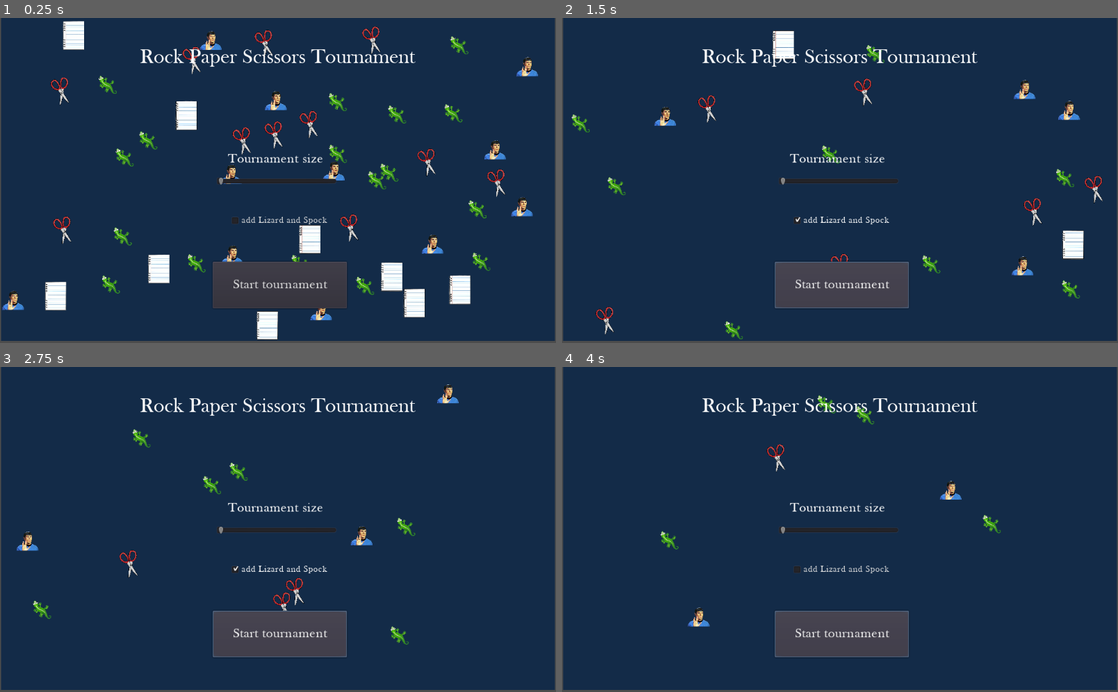
Above: before the commit, frames 1-4 (two rows, left to right).
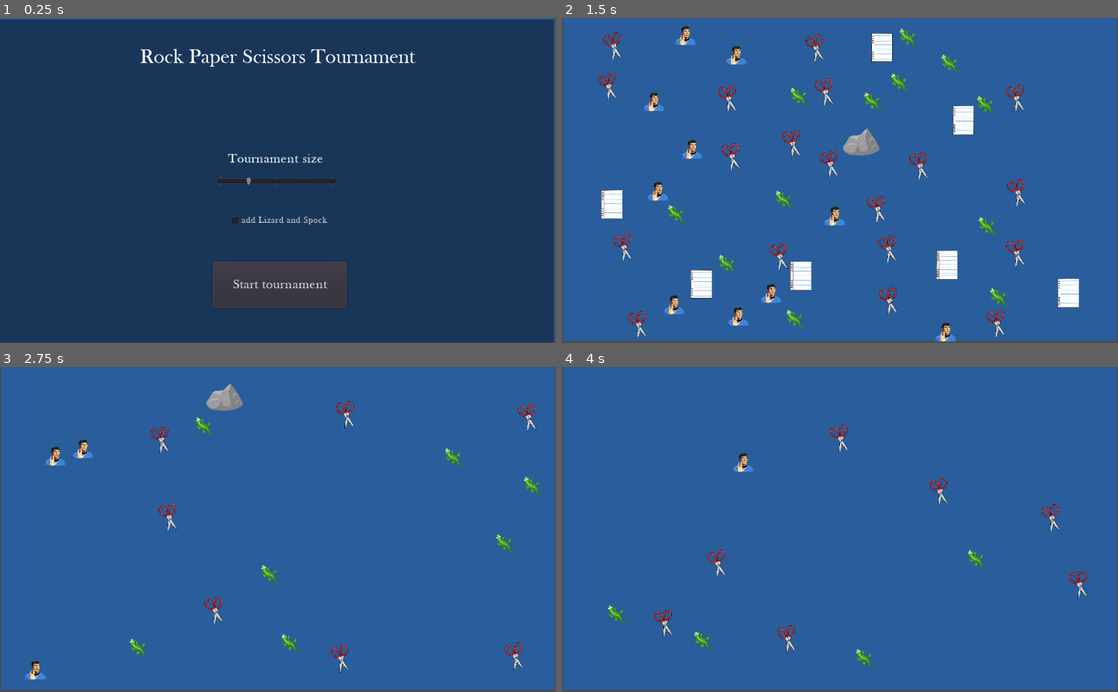
Above: after the commit, the same moments.

Repository: AdilovicUna/Rock-Paper-Scissors
Game: Godot game, scene res://Scenes/Main.tscn
Same seed, same stepped clock (60 frames per second), same inputs: the game is played once before the commit and once after it.
Inputs (mouse positions are in pixels of both pictures, inside the frame that each line leads up to):
- Up to frame 1 (0.25 s): no input
- Up to frame 2 (1.5 s): click "add Lizard and Spock" at 0.5 s; click "Start tournament" at 1.25 s
- Up to frame 3 (2.75 s): click (278, 633) at 2 s, where only the run before the commit has a clickable "Start tournament"
- Up to frame 4 (4 s): click (840, 568) at 2.75 s, where only the run before the commit has a clickable "add Lizard and Spock"; click (840, 633) at 3.5 s, where only the run before the commit has a clickable "Start tournament"

The runs differ from the first frame. In frame 1, 8.4% of the frame differs, in the area x 0-100%, y 0-100%; in frame 2, 99%; in frame 3, 99%; in frame 4, 99%.

Commit message:
UI connected

Diff:
--- a/Rock Paper Scissors/Scenes/Main.tscn
+++ b/Rock Paper Scissors/Scenes/Main.tscn
@@ -39,7 +39,7 @@
 margin_left = 2.0
 margin_right = 1022.0
 margin_bottom = 596.0
-color = Color( 0.0784314, 0.172549, 0.286275, 1 )
+color = Color( 0.164706, 0.368627, 0.615686, 1 )
 
 [node name="Border" type="StaticBody2D" parent="."]
 
@@ -66,7 +66,20 @@
 [node name="UI" type="Node2D" parent="."]
 position = Vector2( 510, 301 )
 
-[node name="Label" type="Label" parent="UI"]
+[node name="MainMenu" type="Node2D" parent="UI"]
+
+[node name="Background" type="ColorRect" parent="UI/MainMenu"]
+anchor_left = 0.5
+anchor_top = 0.5
+anchor_right = 0.5
+anchor_bottom = 0.5
+margin_left = -510.0
+margin_top = -298.0
+margin_right = 510.0
+margin_bottom = 298.0
+color = Color( 0.101961, 0.215686, 0.352941, 1 )
+
+[node name="Title" type="Label" parent="UI/MainMenu"]
 anchor_top = 0.5
 anchor_right = 1.0
 anchor_bottom = 0.5
@@ -79,7 +92,7 @@
 align = 1
 valign = 1
 
-[node name="Button" type="Button" parent="UI"]
+[node name="Start" type="Button" parent="UI/MainMenu"]
 anchor_left = 0.5
 anchor_top = 1.0
 anchor_right = 0.5
@@ -93,7 +106,7 @@
 text = "Start tournament"
 clip_text = true
 
-[node name="HSlider" type="HSlider" parent="UI"]
+[node name="Size" type="HSlider" parent="UI/MainMenu"]
 anchor_left = 0.5
 anchor_top = 0.5
 anchor_right = 0.5
@@ -102,13 +115,15 @@
 margin_top = -64.0
 margin_right = 110.5
 margin_bottom = 64.0
-min_value = 100.0
-max_value = 1000.0
+min_value = 50.0
+max_value = 250.0
+step = 50.0
 value = 100.0
 rounded = true
+tick_count = 5
 ticks_on_borders = true
 
-[node name="Label" type="Label" parent="UI/HSlider"]
+[node name="Label" type="Label" parent="UI/MainMenu/Size"]
 margin_right = 218.0
 margin_bottom = 49.0
 theme = ExtResource( 2 )
@@ -116,7 +131,7 @@
 align = 1
 valign = 1
 
-[node name="CheckBox" type="CheckBox" parent="UI"]
+[node name="ExtendedCheckbox" type="CheckBox" parent="UI/MainMenu"]
 anchor_left = 0.5
 anchor_top = 0.5
 anchor_right = 0.5
@@ -127,3 +142,31 @@
 margin_bottom = 104.0
 theme = SubResource( 9 )
 text = "add Lizard and Spock"
+
+[node name="Restart" type="Button" parent="UI"]
+visible = false
+margin_left = -119.0
+margin_top = 150.0
+margin_right = 129.0
+margin_bottom = 236.0
+theme = ExtResource( 2 )
+text = "Restart"
+
+[node name="WinMessage" type="Label" parent="UI/Restart"]
+anchor_left = 0.5
+anchor_top = 0.5
+anchor_right = 0.5
+anchor_bottom = 0.5
+margin_left = -251.0
+margin_top = -251.0
+margin_right = 241.0
+margin_bottom = -137.0
+theme = ExtResource( 2 )
+text = "None Won!"
+align = 1
+valign = 1
+
+[connection signal="pressed" from="UI/MainMenu/Start" to="." method="_on_Start_pressed"]
+[connection signal="value_changed" from="UI/MainMenu/Size" to="." method="_on_Size_value_changed"]
+[connection signal="toggled" from="UI/MainMenu/ExtendedCheckbox" to="." method="_on_ExtendedCheckbox_toggled"]
+[connection signal="pressed" from="UI/Restart" to="." method="_on_Restart_pressed"]
--- a/Rock Paper Scissors/Scripts/Main.gd
+++ b/Rock Paper Scissors/Scripts/Main.gd
@@ -1,18 +1,53 @@
 extends Node2D
 
+onready var menu = get_node("UI/MainMenu")
+onready var restart = get_node("UI/Restart")
+
 # screen size = 1000x600
+
 
 var base_players = ["Rock", "Paper", "Scissors"]
 var extended_players = ["Lizard", "Spock"]
 var scenes = []
 
-var extended = true
-
 var rand = RandomNumberGenerator.new()
 var instances
 
-func _ready():
-    var spawn = 200
+var spawn = 100
+var extended = false
+
+var generated = false
+
+func _physics_process(_delta):
+    if generated and all_same():
+        $UI/Restart/WinMessage.text = get_type(instances.get_child(0).name) + " Won!"
+        generated = false
+        for instance in instances.get_children():
+            instance.queue_free()
+        restart.show()
+
+func all_same():
+    var first_child = instances.get_child(0)
+    var type = get_type(first_child.name)
+
+    for instance in instances.get_children():
+        if get_type(instance.name) != type:
+            return false
+    return true
+
+func get_type(name):
+    if "Rock" in name:
+        return "Rock"
+    if "Paper" in name:
+        return "Paper"
+    if "Scissors" in name:
+        return "Scissors"
+    if "Lizard" in name:
+        return "Lizard"
+    if "Spock" in name:
+        return "Spock"
+
+func generate():
     instances = get_child(2)
 
     for name in base_players:
@@ -30,3 +65,18 @@
 
     for instance in instances.get_children():
         instance.set_velocity()
+
+func _on_Start_pressed():
+    menu.hide()
+    generate()
+    generated = true
+
+func _on_Size_value_changed(value):
+    spawn = value
+
+func _on_ExtendedCheckbox_toggled(button_pressed):
+    extended = button_pressed
+
+func _on_Restart_pressed():
+    restart.hide()
+    menu.show()
